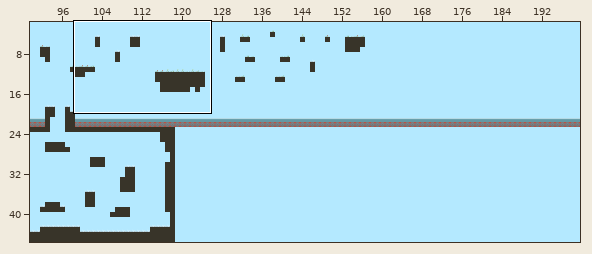
An edit to a level. Tiled map, src/tiled/level4.tmx. Above: a wide view before the commit, with the close-up outlined.
Close-up. Before:
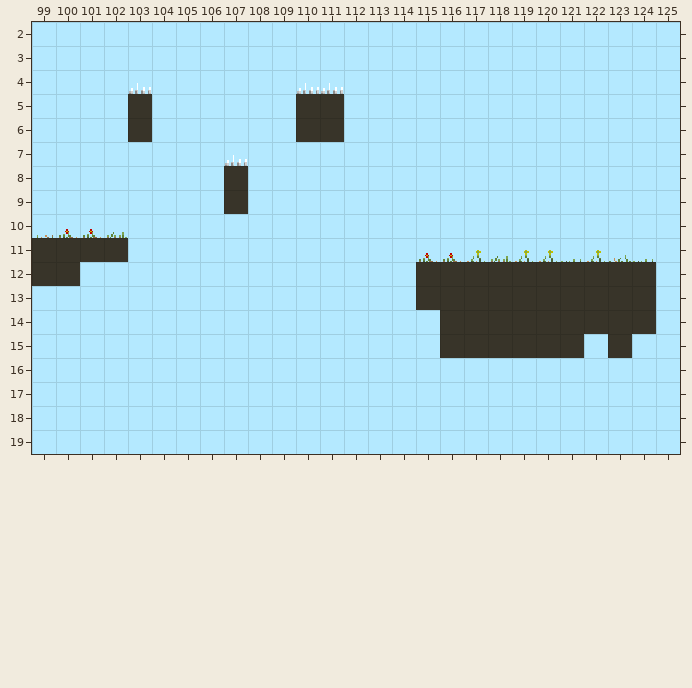
Cells are 16x16 px. Shown: x 99..125, y 2..19. The commit also changed other parts of the map, which this record leaves out. The old version is drawn lined up with the new one.
Once edited:
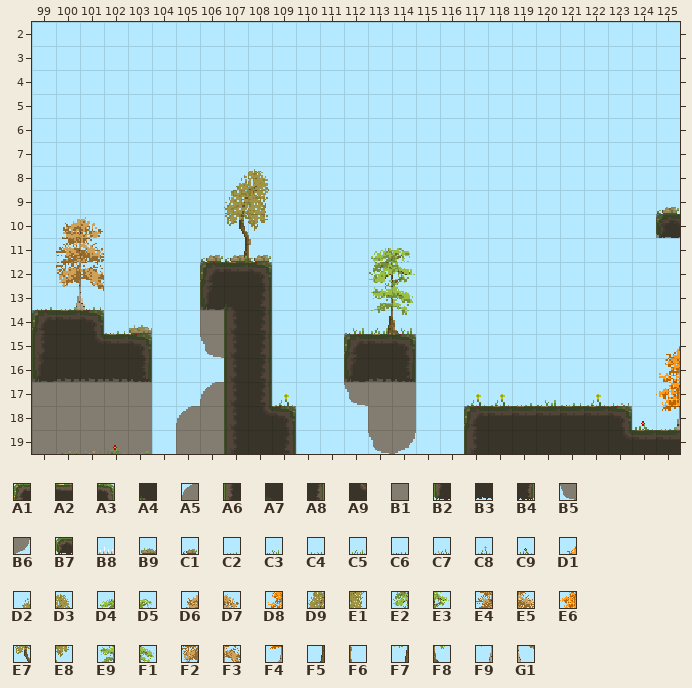
Key: from "TilesetForest": A1 0, A2 1, A3 2, A4 5, A5 8, A6 16, A7 17, A8 18, A9 20, B1 25, B2 32, B3 33, B4 34, B5 40, B6 42, B7 48, B8 62, B9 86, C1 87, C2 100, C3 101, C4 102, C5 103, C6 116, C7 117, C8 118, C9 119; from "TilesetTrees": D1 2, D2 6, D3 7, D4 12, D5 13, D6 14, D7 15, D8 18, D9 22, E1 23, E2 28, E3 29, E4 30, E5 31, E6 34, E7 38, E8 39, E9 44, F1 45, F2 46, F3 47, F4 50, F5 54, F6 55, F7 60, F8 61, F9 62, G1 63.
__ is an empty cell.
Tiles replaced or removed in this view: A7, B8, C4, C5, C6, C7, C8, C9.
Tiles of an added or newly shown layer are drawn over the layers below it.
See-through tiles are keyed as they look on the map.
Diff:
Changed rows in their new state; .. is an unchanged cell.
map size 160x46 -> 200x23 cells (old content now starts at 40,0; both pictures use the new coordinates)
layer "Colliders" opacity 100% -> 50%
Layer "Background" (added):
first column x 99:
13 .. .. .. .. .. .. .. B1 .. .. .. .. .. .. .. ..
14 .. .. .. .. .. .. .. B1 .. .. .. .. .. .. .. ..
15 .. .. .. .. .. .. .. B5 .. .. .. .. .. .. .. ..
16 B1 B1 B1 B1 B1 .. .. .. .. .. .. .. .. B1 B1 B1
17 B1 B1 B1 B1 B1 .. .. A5 .. .. .. .. .. B5 B1 B1
18 B1 B1 B1 B1 B1 .. A5 B1 .. .. .. .. .. .. B1 B1
19 B1 B1 B1 B1 B1 .. B1 B1 .. .. .. .. .. .. B5 B6
Layer "Ground":
first column x 99:
 5 .. .. .. .. __ .. .. .. .. .. .. __ __ .. .. .. .. .. .. .. .. .. .. .. .. .. ..
 6 .. .. .. .. __ .. .. .. .. .. .. __ __ .. .. .. .. .. .. .. .. .. .. .. .. .. ..
 8 .. .. .. .. .. .. .. .. __ .. .. .. .. .. .. .. .. .. .. .. .. .. .. .. .. .. ..
 9 .. .. .. .. .. .. .. .. __ .. .. .. .. .. .. .. .. .. .. .. .. .. .. .. .. .. ..
10 .. .. .. .. .. .. .. .. .. .. .. .. .. .. .. .. .. .. .. .. .. .. .. .. .. .. B7
11 __ __ __ __ .. .. .. .. .. .. .. .. .. .. .. .. .. .. .. .. .. .. .. .. .. .. ..
12 __ __ .. .. .. .. .. A1 A2 A3 .. .. .. .. .. .. __ __ __ __ __ __ __ __ __ __ ..
13 .. .. .. .. .. .. .. B2 A4 A8 .. .. .. .. .. .. __ __ __ __ __ __ __ __ __ __ ..
14 A1 A2 A3 .. .. .. .. .. A6 A8 .. .. .. .. .. .. .. __ __ __ __ __ __ __ __ __ ..
15 A6 A7 A9 A2 A3 .. .. .. A6 A8 .. .. .. A1 A2 A3 .. __ __ __ __ __ __ .. __ .. ..
16 B2 B3 B3 B3 B4 .. .. .. A6 A8 .. .. .. B2 B3 B4 .. .. .. .. .. .. .. .. .. .. ..
17 .. .. .. .. .. .. .. .. A6 A8 .. .. .. .. .. .. .. .. .. .. .. .. .. .. .. .. ..
18 .. .. .. .. .. .. .. .. A6 A9 A3 .. .. .. .. .. .. .. A1 A2 A2 A2 A2 A2 A3 .. ..
19 .. .. .. .. .. .. .. .. A6 A7 A8 .. .. .. .. .. .. .. A6 A7 A7 A7 A7 A7 A9 A2 A2
Layer "Colliders":
first column x 99:
 5 .. .. .. .. __ .. .. .. .. .. .. __ __ .. .. .. .. .. .. .. .. .. .. .. .. .. ..
 6 .. .. .. .. __ .. .. .. .. .. .. __ __ .. .. .. .. .. .. .. .. .. .. .. .. .. ..
 8 .. .. .. .. .. .. .. .. __ .. .. .. .. .. .. .. .. .. .. .. .. .. .. .. .. .. ..
 9 .. .. .. .. .. .. .. .. __ .. .. .. .. .. .. .. .. .. .. .. .. .. .. .. .. .. ..
10 .. .. .. .. .. .. .. .. .. .. .. .. .. .. .. .. .. .. .. .. .. .. .. .. .. .. A7
11 __ __ __ __ .. .. .. .. .. .. .. .. .. .. .. .. .. .. .. .. .. .. .. .. .. .. ..
12 __ __ .. .. .. .. .. A7 A7 A7 .. .. .. .. .. .. __ __ __ __ __ __ __ __ __ __ ..
13 .. .. .. .. .. .. .. A7 A7 A7 .. .. .. .. .. .. __ __ __ __ __ __ __ __ __ __ ..
14 A7 A7 A7 .. .. .. .. .. A7 A7 .. .. .. .. .. .. .. __ __ __ __ __ __ __ __ __ ..
15 A7 A7 A7 A7 A7 .. .. .. A7 A7 .. .. .. A7 A7 A7 .. __ __ __ __ __ __ .. __ .. ..
16 A7 A7 A7 A7 A7 .. .. .. A7 A7 .. .. .. A7 A7 A7 .. .. .. .. .. .. .. .. .. .. ..
17 .. .. .. .. .. .. .. .. A7 A7 .. .. .. .. .. .. .. .. .. .. .. .. .. .. .. .. ..
18 .. .. .. .. .. .. .. .. A7 A7 A7 .. .. .. .. .. .. .. A7 A7 A7 A7 A7 A7 A7 .. ..
19 .. .. .. .. .. .. .. .. A7 A7 A7 .. .. .. .. .. .. .. A7 A7 A7 A7 A7 A7 A7 A7 A7
Layer "test" (removed):
first column x 99:
 4 .. .. .. .. __ .. .. .. .. .. .. __ __ .. .. .. .. .. .. .. .. .. .. .. .. ..
 7 .. .. .. .. .. .. .. .. __ .. .. .. .. .. .. .. .. .. .. .. .. .. .. .. .. ..
10 __ __ __ __ .. .. .. .. .. .. .. .. .. .. .. .. .. .. .. .. .. .. .. .. .. ..
11 .. .. .. .. .. .. .. .. .. .. .. .. .. .. .. .. __ __ __ __ __ __ __ __ __ __
Layer "Trees" (added):
first column x 100:
 8 .. .. .. .. .. .. .. D2 D3 .. .. .. .. .. .. .. .. .. .. .. .. .. .. .. .. ..
 9 .. .. .. .. .. .. .. D9 E1 .. .. .. .. .. .. .. .. .. .. .. .. .. .. .. .. ..
10 D6 D7 .. .. .. .. .. E7 E8 .. .. .. .. .. .. .. .. .. .. .. .. .. .. .. .. ..
11 E4 E5 .. .. .. .. .. F5 F6 .. .. .. .. D4 D5 .. .. .. .. .. .. .. .. .. .. ..
12 F2 F3 .. .. .. .. .. .. .. .. .. .. .. E2 E3 .. .. .. .. .. .. .. .. .. .. ..
13 F9 G1 .. .. .. .. .. .. .. .. .. .. .. E9 F1 .. .. .. .. .. .. .. .. .. .. ..
14 .. .. .. .. .. .. .. .. .. .. .. .. .. F7 F8 .. .. .. .. .. .. .. .. .. .. ..
15 .. .. .. .. .. .. .. .. .. .. .. .. .. .. .. .. .. .. .. .. .. .. .. .. .. D1
16 .. .. .. .. .. .. .. .. .. .. .. .. .. .. .. .. .. .. .. .. .. .. .. .. .. D8
17 .. .. .. .. .. .. .. .. .. .. .. .. .. .. .. .. .. .. .. .. .. .. .. .. .. E6
18 .. .. .. .. .. .. .. .. .. .. .. .. .. .. .. .. .. .. .. .. .. .. .. .. .. F4
Layer "Grass" (added):
first column x 99:
 9 .. .. .. .. .. .. .. .. .. .. .. .. .. .. .. .. .. .. .. .. .. .. .. .. .. .. C1
11 .. .. .. .. .. .. .. C1 C1 C1 .. .. .. .. .. .. .. .. .. .. .. .. .. .. .. .. ..
13 C2 C2 C6 .. .. .. .. .. .. .. .. .. .. .. .. .. .. .. .. .. .. .. .. .. .. .. ..
14 .. .. .. C6 B9 .. .. .. .. .. .. .. .. C3 C5 C3 .. .. .. .. .. .. .. .. .. .. ..
17 .. .. .. .. .. .. .. .. .. .. C8 .. .. .. .. .. .. .. C8 C8 C2 C3 C6 C8 C4 .. ..
18 .. .. .. .. .. .. .. .. .. .. .. .. .. .. .. .. .. .. .. .. .. .. .. .. .. C9 C2
19 .. C6 C4 C9 C2 .. .. .. .. .. .. .. .. .. .. .. .. .. .. .. .. .. .. .. .. .. ..
